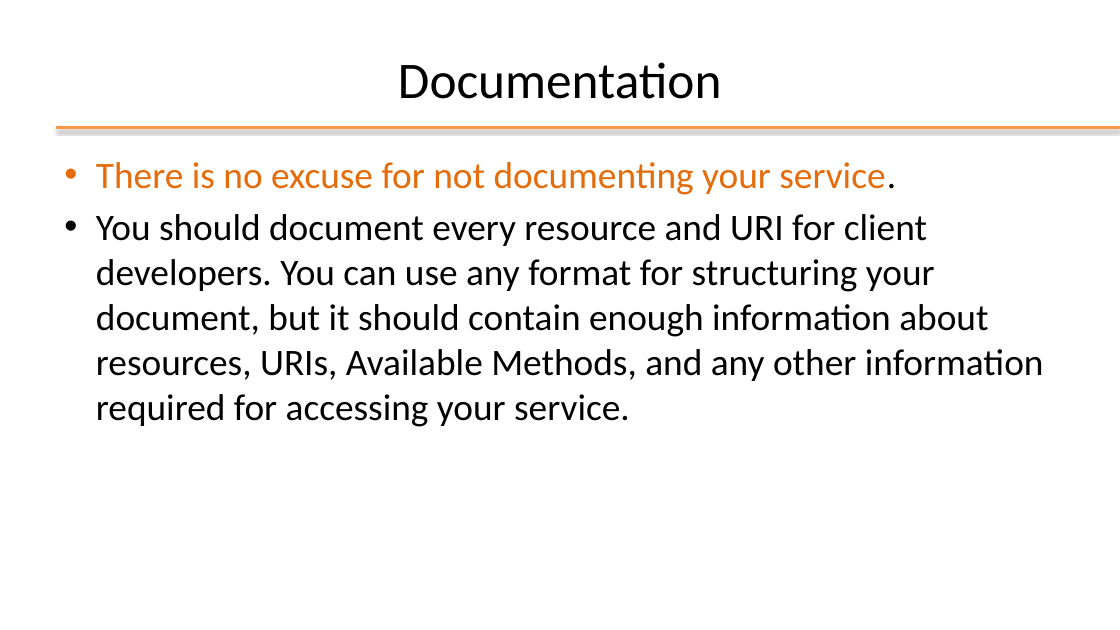
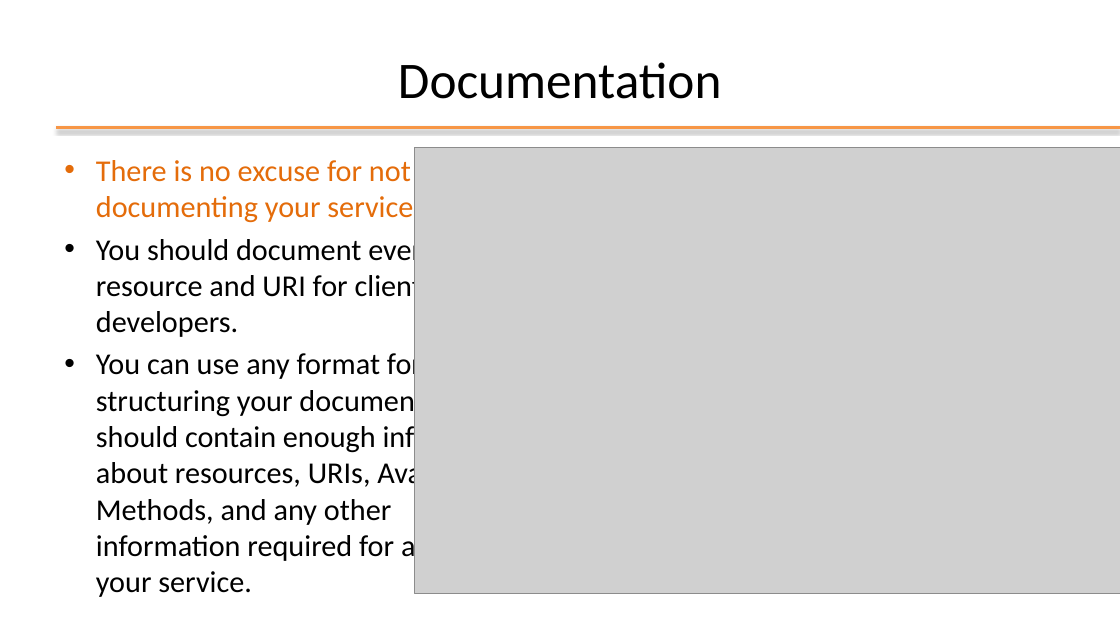
Before and after one commit to nbicocchi/learn-java-core, a slide deck: slide 21 of assets/slides/P3 - Java Data Access (REST).pptx (slide 22 before the commit). Drawn at 1120x630 pixels with LibreOffice and Linux fonts; fonts in the diff are those of the drawing; grey boxes stand for pictures; background and template pictures are left out. Boxes give left, top, right and bottom in pixels: in the first picture for what was removed or moved away, otherwise in the second. Text is boxed around its words. In the diff, an @@ line names an element or a change of style, - is before the commit and + after.

```diff
--- a/assets/slides/P3 - Java Data Access (REST).pptx
+++ b/assets/slides/P3 - Java Data Access (REST).pptx
@@ picture added at [414, 147, 1120, 593] @@
@@ text at [96, 160, 421, 225]: size 32 to 25.9 pt in "There is no excuse for not documenting ..."; less space between paragraphs @@
@@ text at [96, 234, 528, 564]: text changed; size 32 to 25.9 pt @@
-• You should document every resource and URI for client developers. You can use any format for structuring your document, but it should contain enough information about resources, URIs, Available Methods, and any other information required for accessing your service.
+• You should document every resource and URI for client developers.
+• You can use any format for structuring your document, but it should contain enough information about resources, URIs, Available Methods, and any other information required for accessing your service.
```
Also in this commit, not shown: 4 other slides changed, 2 slides removed.
